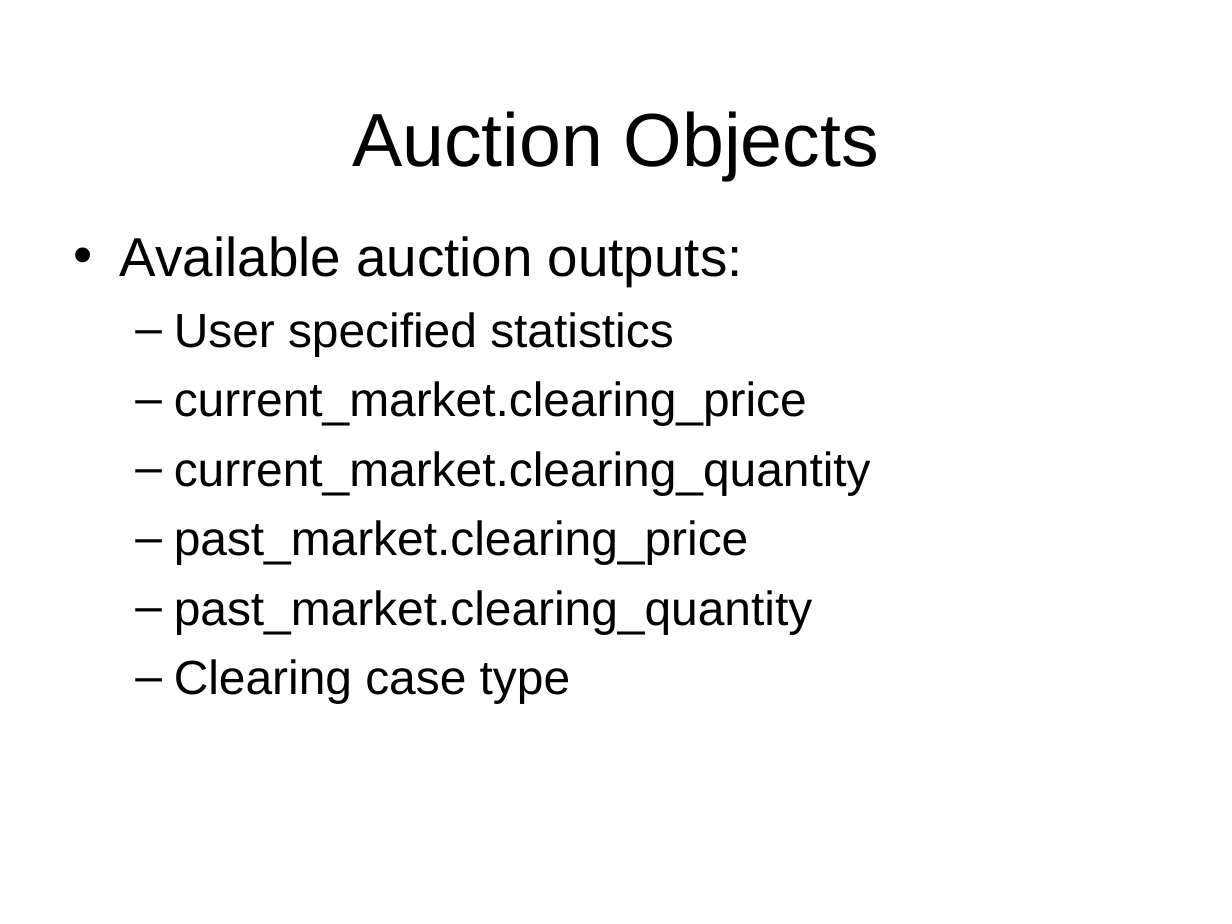
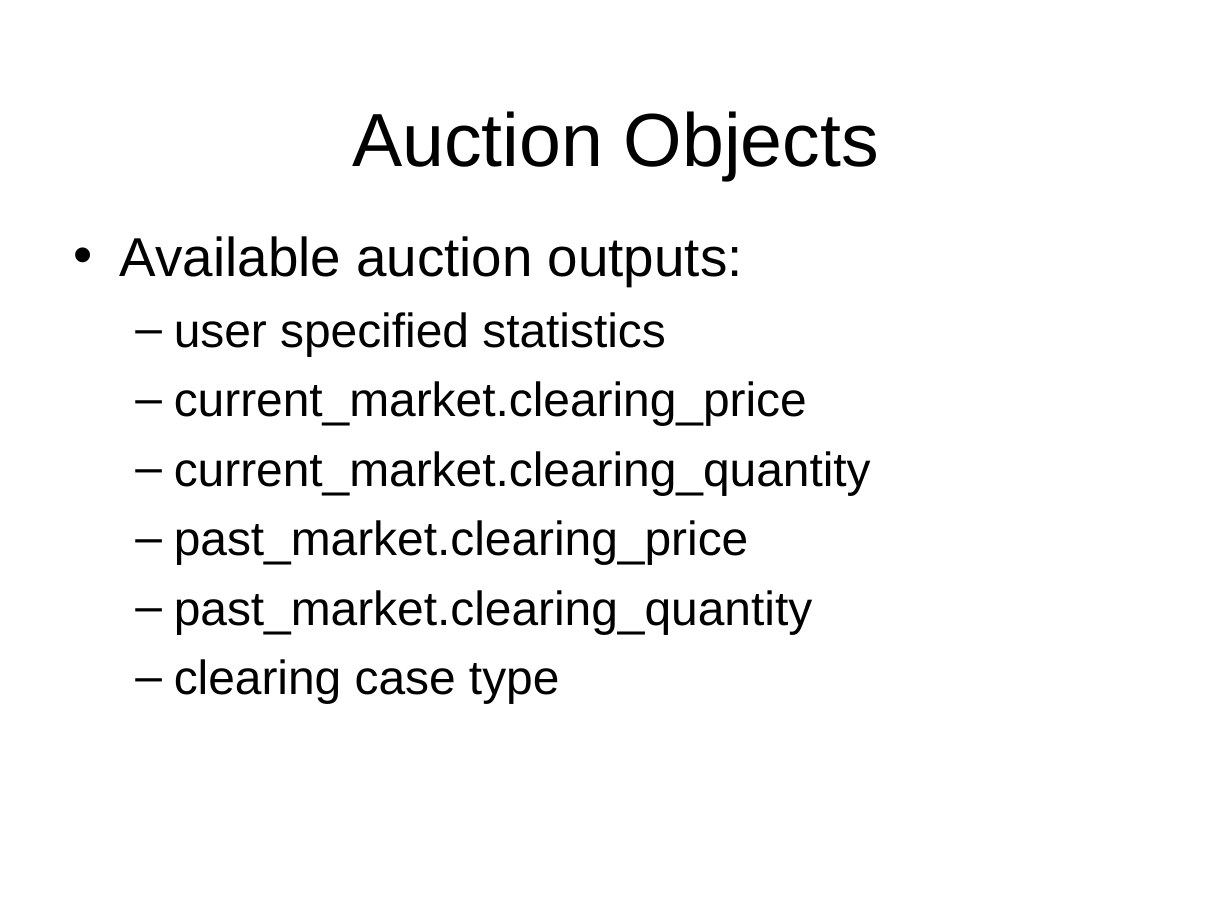
Before and after one commit to gridlab-d/course, a slide deck: slide 15 of Short_6_21_2010/5.1 - Market Module.ppt. Drawn at 1232x924 pixels with LibreOffice and Linux fonts; fonts in the diff are those of the drawing; background and template pictures are left out. Boxes give left, top, right and bottom in pixels: in the first picture for what was removed or moved away, otherwise in the second. Text is boxed around its words. In the diff, an @@ line names an element or a change of style, - is before the commit and + after.

```diff
--- a/Short_6_21_2010/5.1 - Market Module.ppt
+++ b/Short_6_21_2010/5.1 - Market Module.ppt
@@ text at (174,312,665,356): text changed @@
-  – User specified statistics
+  – user specified statistics
@@ text at (174,659,559,703): text changed @@
-  – Clearing case type
+  – clearing case type
```
Also in this commit, not shown: 2 other slides changed, 1 other file.
